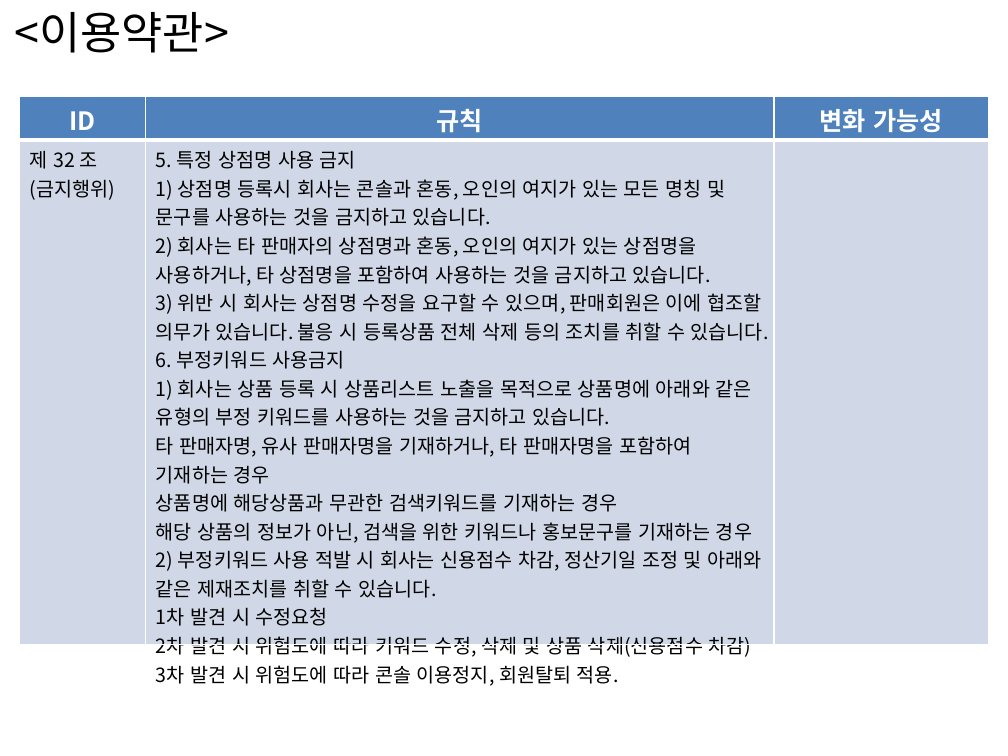
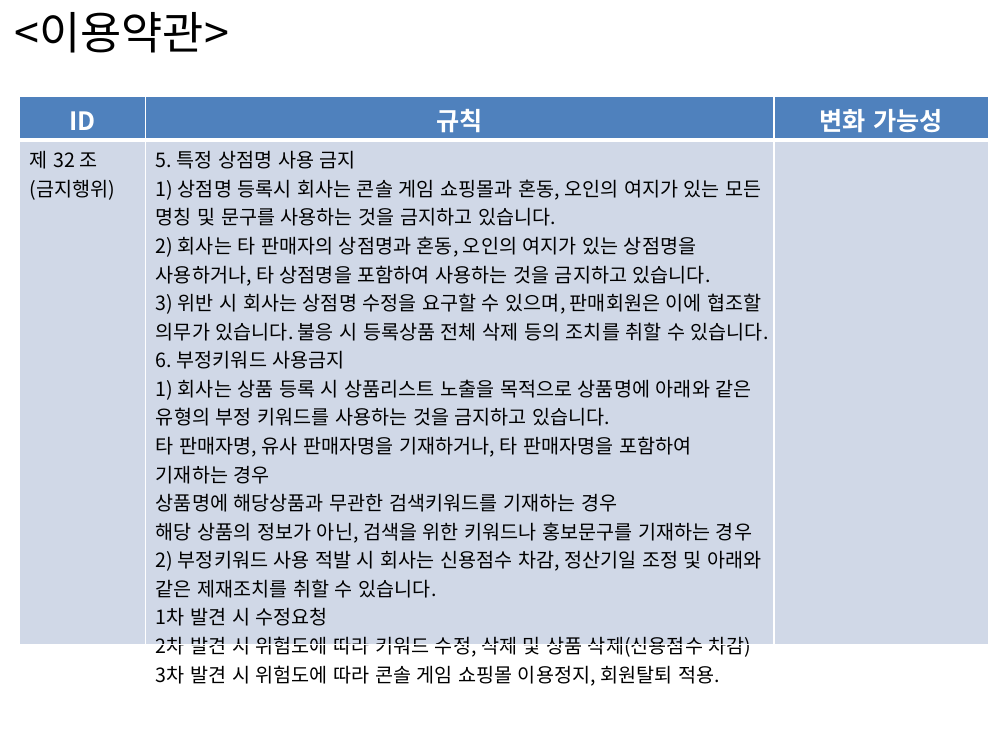
Before and after one commit to Jung-hyeon-Park/portfolio_actifact, a slide deck: slide 25 of 0. 기타/SW아키텍처+비전+수립+-+비즈니스룰+-+_박범진, 박정현.pptx. Drawn at 1008x756 pixels with LibreOffice and Linux fonts; fonts in the diff are those of the drawing. Boxes give left, top, right and bottom in pixels: in the first picture for what was removed or moved away, otherwise in the second. Text is boxed around its words. In the diff, an @@ line names an element or a change of style, - is before the commit and + after.

```diff
--- a/0. 기타/SW아키텍처+비전+수립+-+비즈니스룰+-+_박범진, 박정현.pptx
+++ b/0. 기타/SW아키텍처+비전+수립+-+비즈니스룰+-+_박범진, 박정현.pptx
@@ table at [20,97,989,690] @@
-row 2, column 2: 5. 특정 상점명 사용 금지 / 1) 상점명 등록시 회사는 콘솔과 혼동, 오인의 여지가 있는 모든 명칭 및 문구를 사용하는 것을 금지하고 있습니다. / 2) 회사는 타 판매자의 상점명과 혼동, 오인의 여지가 있는 상점명을 사용하거나, 타 상점명을 포함하여 사용하는 것을 금지하고 있습니다. / 3) 위반 시 회사는 상점명 수정을 요구할 수 있으며, 판매회원은 이에 협조할 의무가 있습니다. 불응 시 등록상품 전체 삭제 등의 조치를 취할 수 있습니다. / 6. 부정키워드 사용금지 / 1) 회사는 상품 등록 시 상품리스트 노출을 목적으로 상품명에 아래와 같은 유형의 부정 키워드를 사용하는 것을 금지하고 있습니다. / 타 판매자명, 유사 판매자명을 기재하거나, 타 판매자명을 포함하여 기재하는 경우 / 상품명에 해당상품과 무관한 검색키워드를 기재하는 경우 / 해당 상품의 정보가 아닌, 검색을 위한 키워드나 홍보문구를 기재하는 경우 / 2) 부정키워드 사용 적발 시 회사는 신용점수 차감, 정산기일 조정 및 아래와 같은 제재조치를 취할 수 있습니다. / 1차 발견 시 수정요청 / 2차 발견 시 위험도에 따라 키워드 수정, 삭제 및 상품 삭제(신용점수 차감) / 3차 발견 시 위험도에 따라 콘솔 이용정지, 회원탈퇴 적용.
+row 2, column 2: 5. 특정 상점명 사용 금지 / 1) 상점명 등록시 회사는 콘솔 게임 쇼핑몰과 혼동, 오인의 여지가 있는 모든 명칭 및 문구를 사용하는 것을 금지하고 있습니다. / 2) 회사는 타 판매자의 상점명과 혼동, 오인의 여지가 있는 상점명을 사용하거나, 타 상점명을 포함하여 사용하는 것을 금지하고 있습니다. / 3) 위반 시 회사는 상점명 수정을 요구할 수 있으며, 판매회원은 이에 협조할 의무가 있습니다. 불응 시 등록상품 전체 삭제 등의 조치를 취할 수 있습니다. / 6. 부정키워드 사용금지 / 1) 회사는 상품 등록 시 상품리스트 노출을 목적으로 상품명에 아래와 같은 유형의 부정 키워드를 사용하는 것을 금지하고 있습니다. / 타 판매자명, 유사 판매자명을 기재하거나, 타 판매자명을 포함하여 기재하는 경우 / 상품명에 해당상품과 무관한 검색키워드를 기재하는 경우 / 해당 상품의 정보가 아닌, 검색을 위한 키워드나 홍보문구를 기재하는 경우 / 2) 부정키워드 사용 적발 시 회사는 신용점수 차감, 정산기일 조정 및 아래와 같은 제재조치를 취할 수 있습니다. / 1차 발견 시 수정요청 / 2차 발견 시 위험도에 따라 키워드 수정, 삭제 및 상품 삭제(신용점수 차감) / 3차 발견 시 위험도에 따라 콘솔 게임 쇼핑몰 이용정지, 회원탈퇴 적용.
```
Also in this commit, not shown: 12 other slides changed, 5 other files.
